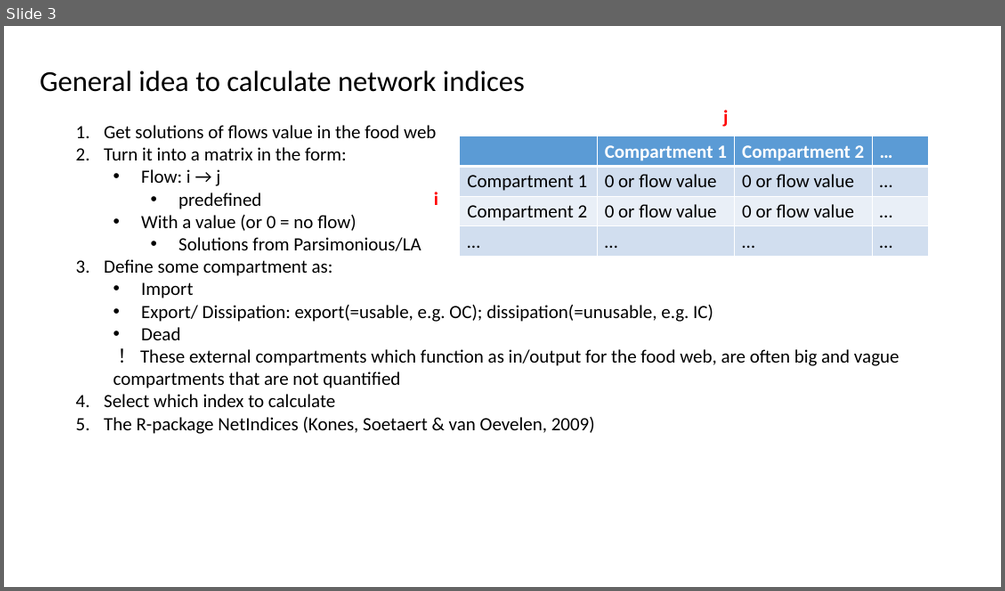
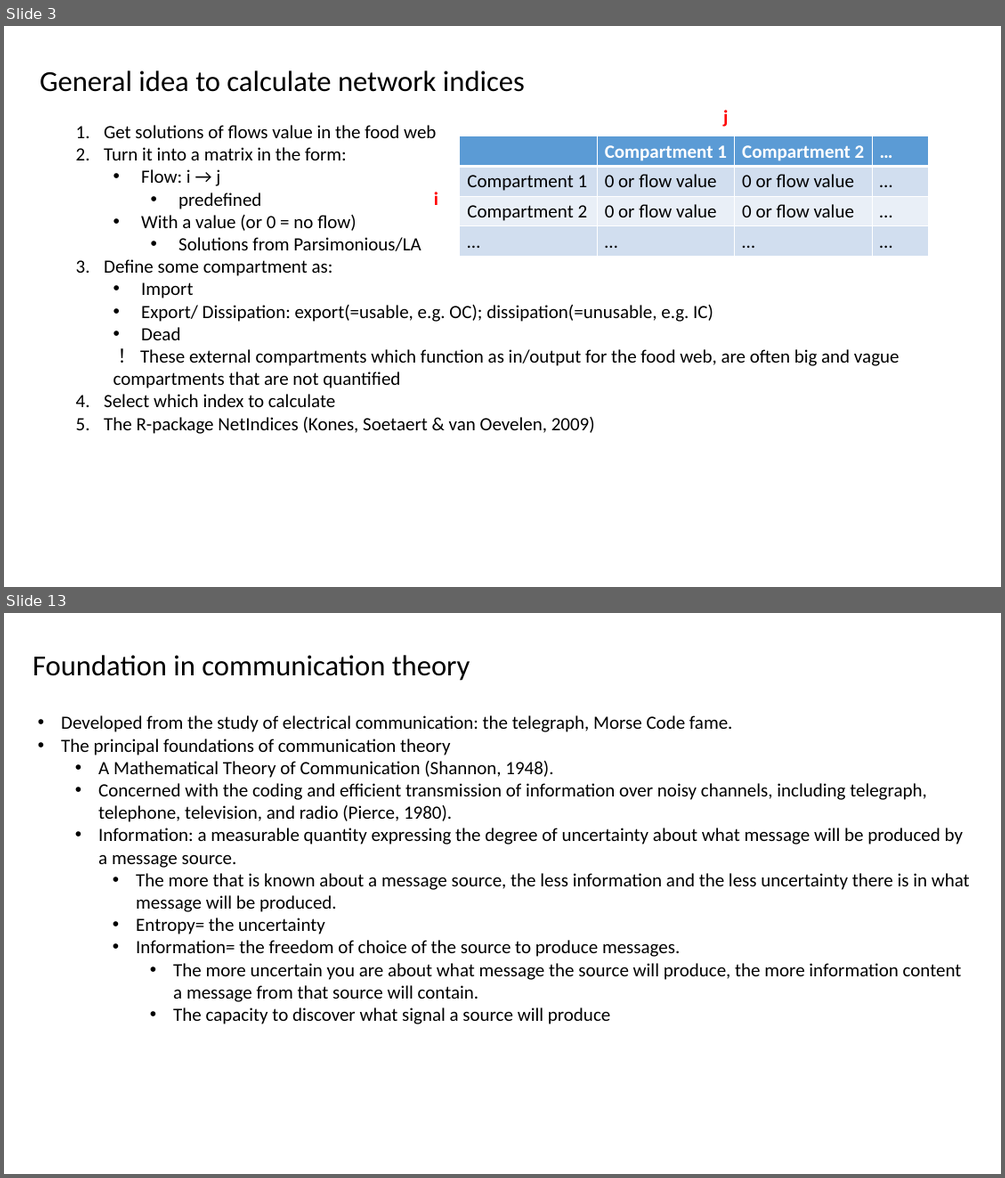
Before and after one commit to chueh1115/GPSC_data, a slide deck: context/GCfoodweb_p3.pptx. Shown one above the other, each under a label of ours: slide 3 before the commit, slides 3 and 13 after it; the slides between them are not shown. The pictures are 1005x591 and 1005x1178 pixels, drawn with LibreOffice and Linux fonts; fonts in the diff are those of the drawing. Boxes give left, top, right and bottom in pixels: in the first picture for what was removed or moved away, otherwise in the second. Text is boxed around its words. In the diff, an @@ line names an element or a change of style, - is before the commit and + after.

```diff
--- a/context/GCfoodweb_p3.pptx
+++ b/context/GCfoodweb_p3.pptx
@@ slide 13 added at [4,613,1001,1174], background #FFFFFF @@
@@ text added at [32,655,470,681], 28 pt, text #000000 @@
+Foundation in communication theory
@@ text added at [61,715,970,1024], 18 pt, text #000000 @@
+• Developed from the study of electrical communication: the telegraph, Morse Code fame.
+• The principal foundations of communication theory
+  • A Mathematical Theory of Communication (Shannon, 1948).
+  • Concerned with the coding and efficient transmission of information over noisy channels, including telegraph, telephone, television, and radio (Pierce, 1980).
+  • Information: a measurable quantity expressing the degree of uncertainty about what message will be produced by a message source.
+    • The more that is known about a message source, the less information and the less uncertainty there is in what message will be produced.
+    • Entropy= the uncertainty
+    • Information= the freedom of choice of the source to produce messages.
+      • The more uncertain you are about what message the source will produce, the more information content a message from that source will contain.
+      • The capacity to discover what signal a source will produce
```
Also in this commit, not shown: 7 slides changed, 6 other slides added, 14 other files.
